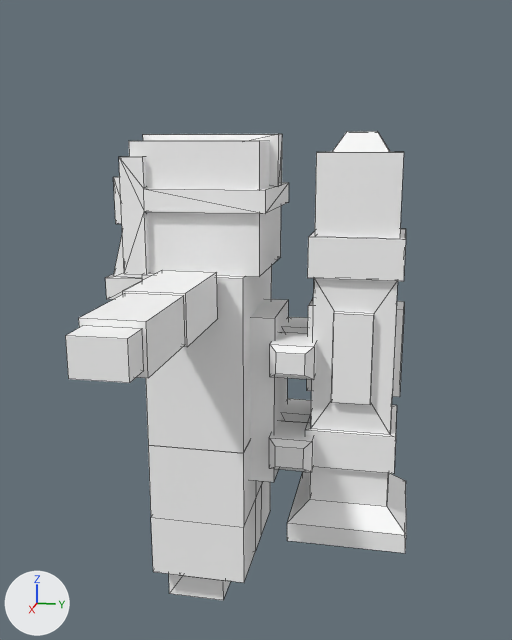
The FBX model Assets/Models/Entity/Enermy/Model_Desert_Terrorist6.fbx as it was, and as the next commit left it.
Camera for both pictures: a 50 mm lens placed at (4.06, 1.08, 2.73), pointed at (0.01, 0.27, 1.71). Arrows for +X, +Y and +Z are at lower left; the lights stay in place. Mesh edges are drawn as thin lines. Where no turn or scale is listed for an object, it has been applied to the vertices.

Objects in the first picture: 'SF_Character_kongbufenzi6.001', 'SF_Character_kongbufenzi6_danyaobao', 'SF_Character_kongbufenzi6_huojianpao'.
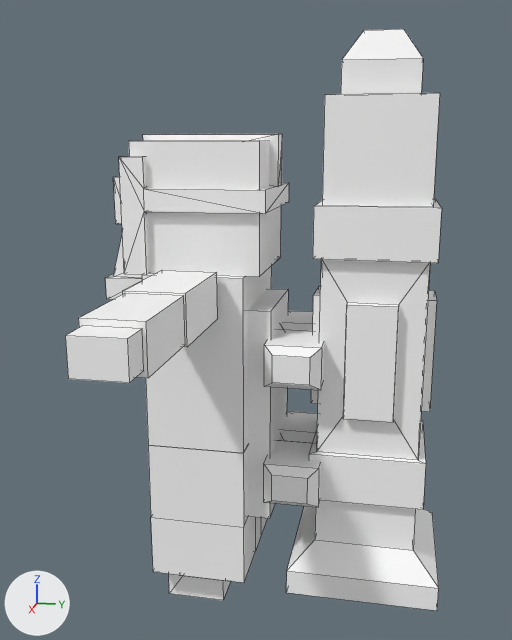
Where the newer file only moved an object's origin or applied its transform, the numbers keep the older frame.

Location of each change, [x1, y1, x2, y2] in pixels of the pictures (512 x 640 px):
'SF_Character_kongbufenzi6_danyaobao', mesh rescaled, moved (24% wider, 29% taller)
    before: [250, 152, 406, 553]
    after: [248, 93, 442, 611]
'SF_Character_kongbufenzi6_huojianpao', mesh rescaled
    before: [332, 131, 390, 152]
    after: [341, 29, 423, 94]

The change in detail:
me_mesh_002 has 152 vertices, 144 faces and spans x -0.37..0.37, y -0.48..0.48, z -1.11..1.11.
me_mesh_002 is used by ob_sf_character_kongbufenzi6_danyaobao; location (0.0, 0.726, 1.581).
me_mesh_002 part 2: the whole mesh is scaled about its middle by 1.26.
me_mesh has 36 vertices, 34 faces and spans x -0.16..0.16, y -0.16..0.16, z -1.22..1.22.
me_mesh is used by ob_sf_character_kongbufenzi6_huojianpao; location (0.0, 0.862, 1.581).
me_mesh part 1: the whole mesh is scaled about its middle by 1.26, then moved by (0.0, 0.1, 0.19).
Object 'SF_Character_kongbufenzi6_danyaobao' (ob_sf_character_kongbufenzi6_danyaobao) moves from (0.0, 0.726, 1.581) to (0.0, 0.792, 1.581).
